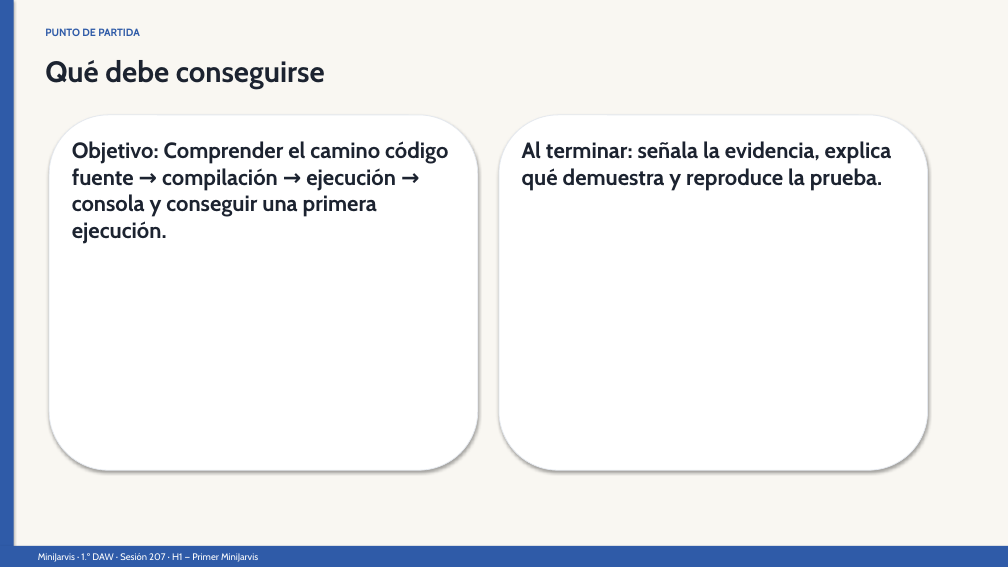
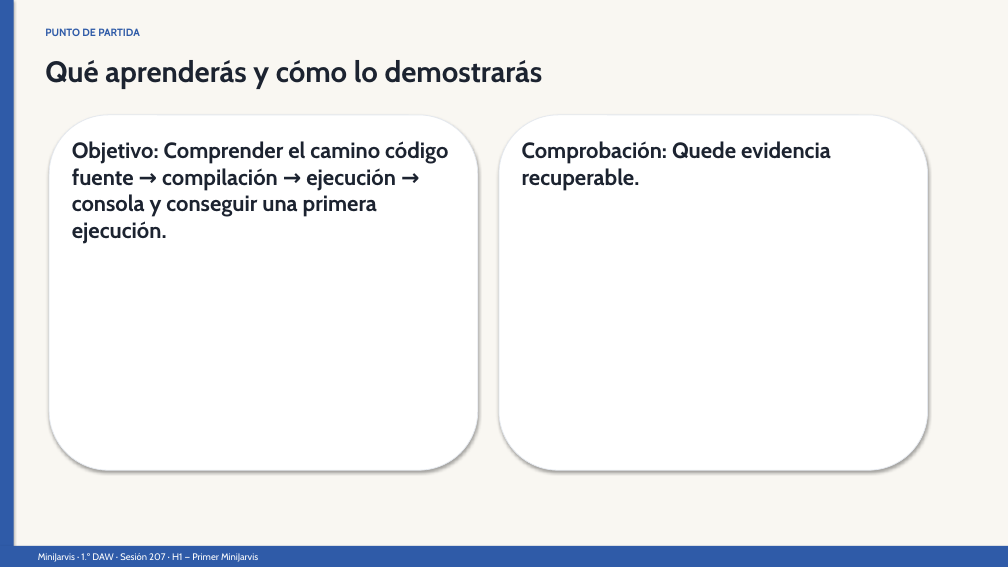
Before and after one commit to llombardero/curso-26-27, a slide deck: slide 2 of 02-PROFESORADO/03-PRESENTACIONES/POR-SESION/h1/S207-entorno-de-trabajo-intellij-proyecto-y-ejecucion-presentacion.pptx. Drawn at 1008x567 pixels with LibreOffice and Linux fonts; fonts in the diff are those of the drawing. Boxes give left, top, right and bottom in pixels: in the first picture for what was removed or moved away, otherwise in the second. Text is boxed around its words. In the diff, an @@ line names an element or a change of style, - is before the commit and + after.

```diff
--- a/02-PROFESORADO/03-PRESENTACIONES/POR-SESION/h1/S207-entorno-de-trabajo-intellij-proyecto-y-ejecucion-presentacion.pptx
+++ b/02-PROFESORADO/03-PRESENTACIONES/POR-SESION/h1/S207-entorno-de-trabajo-intellij-proyecto-y-ejecucion-presentacion.pptx
@@ text at [45, 60, 543, 89]: text changed @@
-Qué debe conseguirse
+Qué aprenderás y cómo lo demostrarás
@@ text at [522, 141, 831, 191]: text changed @@
-Al terminar: señala la evidencia, explica qué demuestra y reproduce la prueba.
+Comprobación: Quede evidencia recuperable.
```
Also in this commit, not shown: 3 other slides changed, 5 slides added, 5 slides removed, 41 other files.
